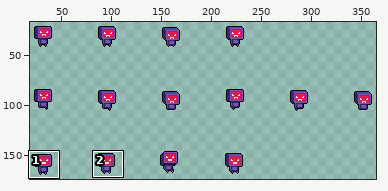
A sprite sheet gets an edit: Assets/Entity/Enemy/NewEnemyRobo.png. The first picture is a wide view before the edit; the outline marks the close-up.
Close-up. Earlier state:
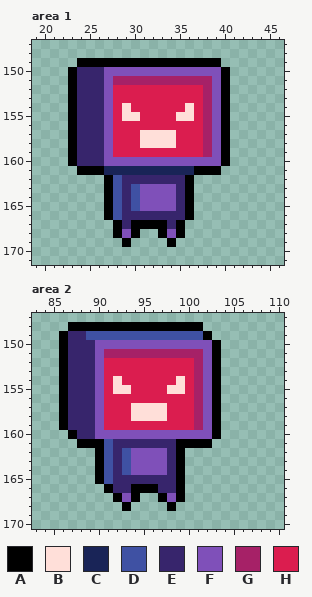
The file is 384x192 pixels. Shown: area 1: x 19..46, y 147..171; area 2: x 83..110, y 147..170. The wide view leaves out empty margins. The commit also changed other parts of the picture, which this record leaves out.
Palette (. is transparent): A #000000  B #ffdfd9  C #192457  D #3f51a3  E #37256c  F #7f50b9  G #a62167  H #db1d4f
And afterwards:
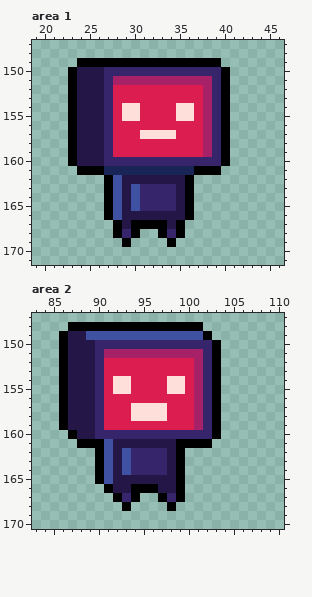
The edit:
Colour E changes from #37256c to #241647.
Colour F changes from #7f50b9 to #37256c.
Area 1:
Colour H becomes colour B in row 154 at x 30 and 35.
Colour B becomes colour H in row 158 at x 31 to 34.
Area 2:
Colour H becomes colour B in row 154 at x 93 and 98.
